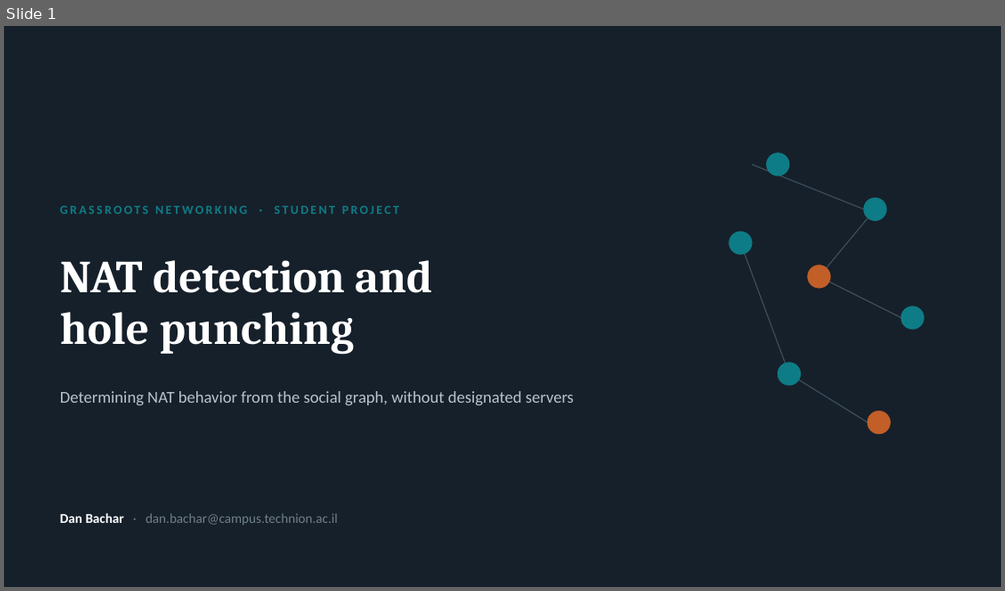
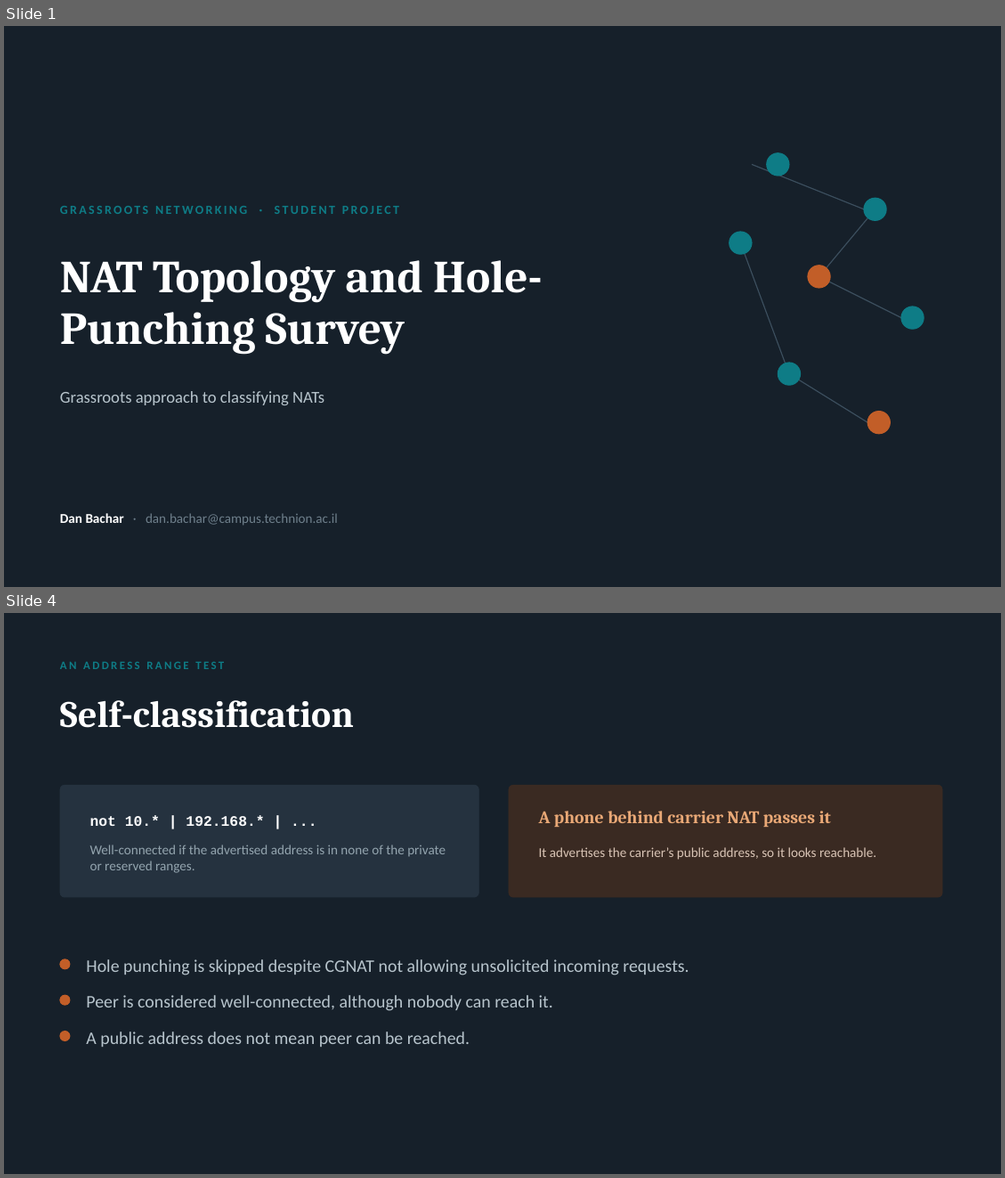
Before and after one commit to danbachar/grassroots-networking, a slide deck: docs/student-projects/grassroots-nat-project.pptx. Shown one above the other, each under a label of ours: slide 1 before the commit, slides 1 and 4 after it; the slides between them are not shown. The pictures are 1005x591 and 1005x1178 pixels, drawn with LibreOffice and Linux fonts; fonts in the diff are those of the drawing. Boxes give left, top, right and bottom in pixels: in the first picture for what was removed or moved away, otherwise in the second. Text is boxed around its words. In the diff, an @@ line names an element or a change of style, - is before the commit and + after.

```diff
--- a/docs/student-projects/grassroots-nat-project.pptx
+++ b/docs/student-projects/grassroots-nat-project.pptx
@@ slide 4 added at (x1=4, y1=613, x2=1001, y2=1174), background #16202A @@
@@ text added at (x1=60, y1=662, x2=224, y2=669), 11 pt, text #0E7C86, bold @@
+AN ADDRESS RANGE TEST
@@ text added at (x1=60, y1=700, x2=354, y2=728), 36 pt, text #FFFFFF, bold @@
+Self-classification
@@ rounded rectangle added at (x1=60, y1=785, x2=479, y2=897), fill #25323F, outline #25323F 0.5 pt @@
@@ rounded rectangle added at (x1=509, y1=785, x2=942, y2=897), fill #3A2A22, outline #3A2A22 0.5 pt @@
@@ text added at (x1=90, y1=815, x2=264, y2=826), 14 pt, text #FFFFFF, bold @@
+not 10.* | 192.168.* | ...
@@ text added at (x1=539, y1=811, x2=831, y2=827), 17 pt, text #E9A876, bold @@
+A phone behind carrier NAT passes it
@@ text added at (x1=90, y1=844, x2=445, y2=873), 13 pt, text #93A4AE @@
+Well-connected if the advertised address is in none of the private or reserved ranges.
@@ text added at (x1=539, y1=847, x2=876, y2=860), 13 pt, text #D8C3B4 @@
+It advertises the carrier’s public address, so it looks reachable.
@@ ellipse added at (x1=60, y1=959, x2=70, y2=969), fill #C25E28, outline #C25E28 1 pt @@
@@ text added at (x1=86, y1=959, x2=688, y2=975), 17 pt, text #B7C4CC @@
+Hole punching is skipped despite CGNAT not allowing unsolicited incoming requests.
@@ ellipse added at (x1=60, y1=995, x2=70, y2=1005), fill #C25E28, outline #C25E28 1 pt @@
@@ text added at (x1=86, y1=995, x2=553, y2=1011), 17 pt, text #B7C4CC @@
+Peer is considered well-connected, although nobody can reach it.
@@ ellipse added at (x1=60, y1=1031, x2=70, y2=1041), fill #C25E28, outline #C25E28 1 pt @@
@@ text added at (x1=86, y1=1031, x2=469, y2=1046), 17 pt, text #B7C4CC @@
+A public address does not mean peer can be reached.
@@ slide 1 changed as well @@
@@ text at (x1=60, y1=260, x2=542, y2=354): text changed @@
-NAT detection and
-hole punching
+NAT Topology and Hole-Punching Survey
@@ text at (x1=60, y1=391, x2=324, y2=405): text changed @@
-Determining NAT behavior from the social graph, without designated servers
+Grassroots approach to classifying NATs
```
Also in this commit, not shown: 3 other slides changed, 3 other slides added, 6 slides removed, 5 other files.
